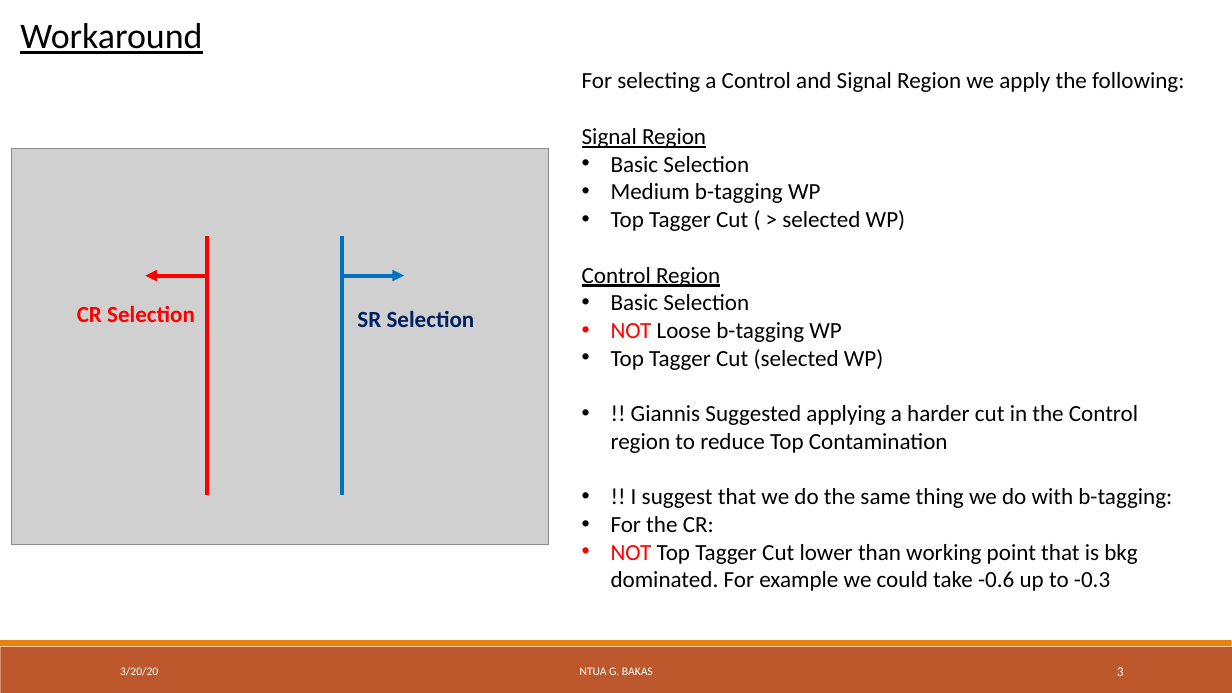
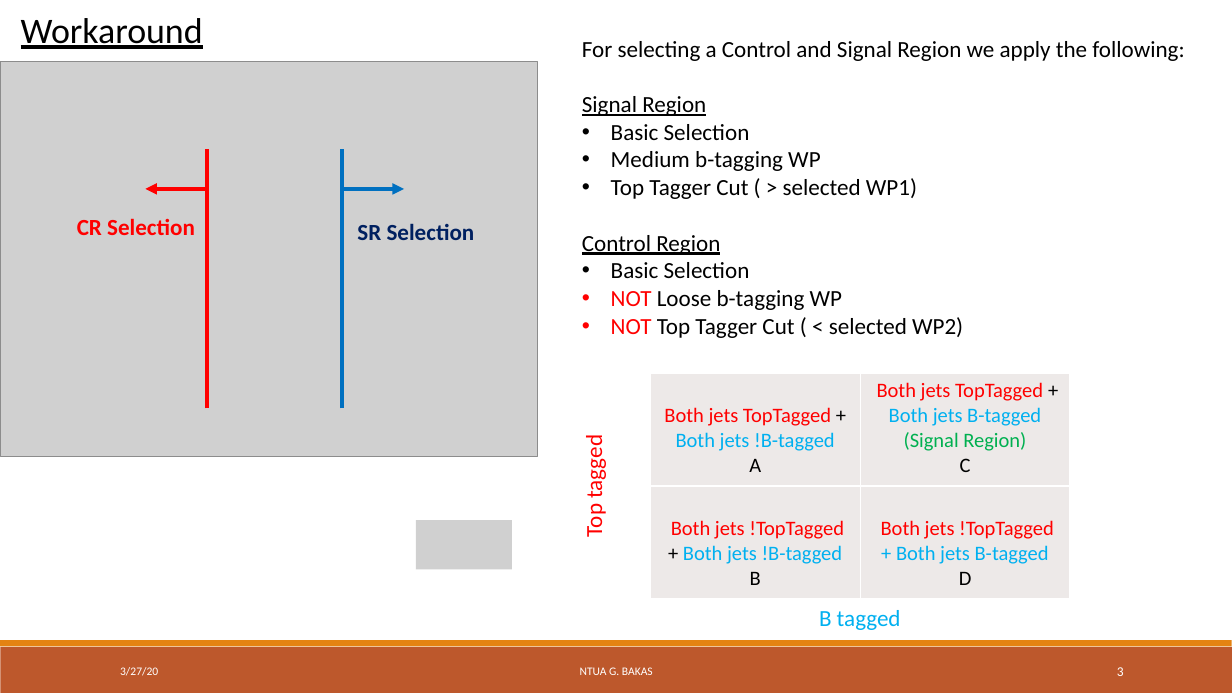
Before and after one commit to georgebakas/HEP-NTUA, a slide deck: slide 3 of Weekly Meetings/HEP_Weekly_20March2020.pptx. Drawn at 1232x693 pixels with LibreOffice and Linux fonts; fonts in the diff are those of the drawing; grey boxes stand for pictures; background and template pictures are left out. Boxes give left, top, right and bottom in pixels: in the first picture for what was removed or moved away, otherwise in the second. Text is boxed around its words. In the diff, an @@ line names an element or a change of style, - is before the commit and + after.

```diff
--- a/Weekly Meetings/HEP_Weekly_20March2020.pptx
+++ b/Weekly Meetings/HEP_Weekly_20March2020.pptx
@@ text "Workaround": place and size @@
-text "Workaround" at box(20, 23, 202, 54)
+text "Workaround" at box(21, 18, 203, 49)
@@ text "For selecting a Control and ...": place and size @@
-text "For selecting a Control and ..." at box(582, 72, 1184, 591)
+text "For selecting a Control and ..." at box(582, 41, 1184, 338)
@@ picture: place and size @@
-picture at box(11, 149, 548, 544)
+picture at box(0, 61, 537, 457)
@@ text at box(611, 178, 917, 199): text changed @@
-• Top Tagger Cut ( > selected WP)
+• Top Tagger Cut ( > selected WP1)
@@ 2 texts, 2 lines, 2 arrows: place and size @@
-2 texts, 2 lines, 2 arrows at box(77, 237, 475, 495)
+2 texts, 2 lines, 2 arrows at box(77, 150, 475, 409)
@@ text at box(611, 317, 963, 338): text changed @@
-• Top Tagger Cut (selected WP)
-• !! Giannis Suggested applying a harder cut in the Control region to reduce Top Contamination
-• !! I suggest that we do the same thing we do with b-tagging:
-• For the CR:
-• NOT Top Tagger Cut lower than working point that is bkg dominated. For example we could take -0.6 up to -0.3
+• NOT Top Tagger Cut ( < selected WP2)
@@ table added at box(651, 373, 1070, 599), 2 rows, 2 columns @@
+Both jets TopTagged + Both jets !B-tagged / A | Both jets TopTagged + Both jets B-tagged / (Signal Region) / C
+Both jets !TopTagged + Both jets !B-tagged / B | Both jets !TopTagged + Both jets B-tagged / D
@@ text added at box(580, 441, 608, 536), 18 pt, text #FF0000 @@
+Top tagged
@@ picture added at box(416, 520, 512, 569) @@
@@ text added at box(819, 610, 901, 630), 18 pt, text #00B0F0 @@
+B tagged
@@ text at box(120, 667, 158, 676): text changed @@
-3/20/20
+3/27/20
```
Also in this commit, not shown: 1 other slide changed, 1 slide added, 39 other files.
